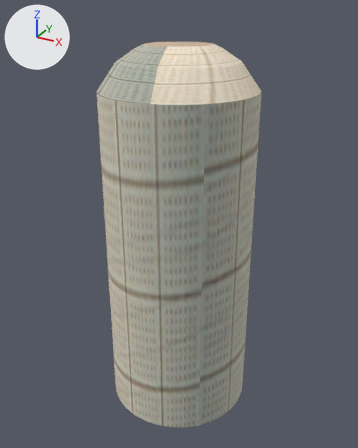
An edit to the OBJ model PA10/models/building1.obj, drawn before and after from the same camera.
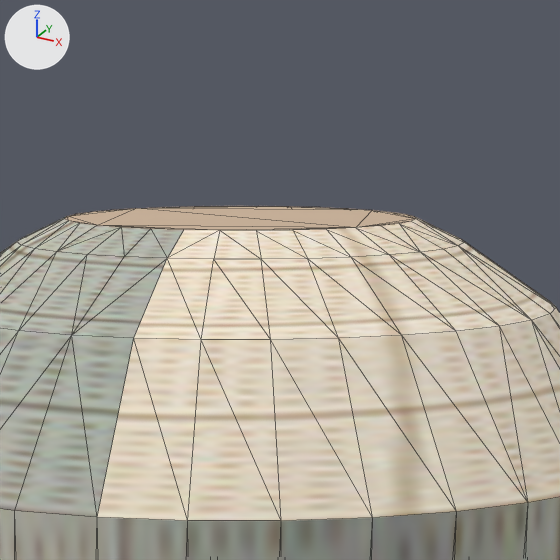
Each version appears first whole from a camera (50 mm lens) standing at (1.966, -3.574, 2.076) and looking at (-0.005, 0.01, 0.284), and next in a close-up on the part from 37% to 68% of the width and 0% to 25% of the height. Arrows for +X, +Y and +Z are at upper left; the lights stay in place. The close-ups show mesh edges as thin lines. Where no turn or scale is listed for an object, it has been applied to the vertices.
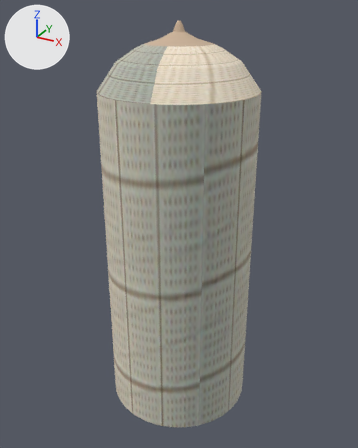
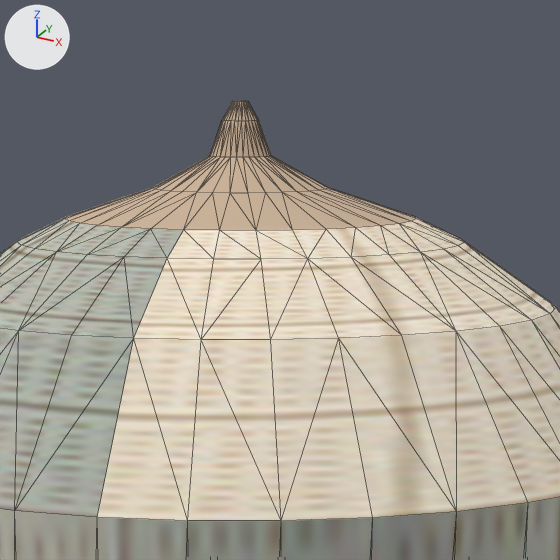
The newer file is also turned or shifted as a whole; pictures and numbers use the older file's frame.

Location of each change, (x1, y1, x2, y2) in pixels of the close-ups (560 x 560 px):
'Cylinder', reshaped: before (0, 206, 560, 560); after (0, 101, 560, 560)
part 1 of me_cylinder, built on: before (0, 206, 560, 521); after (0, 101, 560, 521)

The edits, one by one:
me_cylinder is used by ob_cylinder; location (0.0, 0.0, 0.0).
me_cylinder had 160 vertices, 316 faces and spanned x -0.65..0.65, y -0.65..0.65, z -1.46..1.81.
me_cylinder now has 288 vertices, 572 faces and spans x -0.65..0.65, y -0.65..0.65, z -1.46..1.98.
Part 1, on me_cylinder:
102 faces are deleted.
128 vertices are added at x -0.14..0.14, y -0.14..0.14, z 1.85..1.98.
358 new faces join them.
